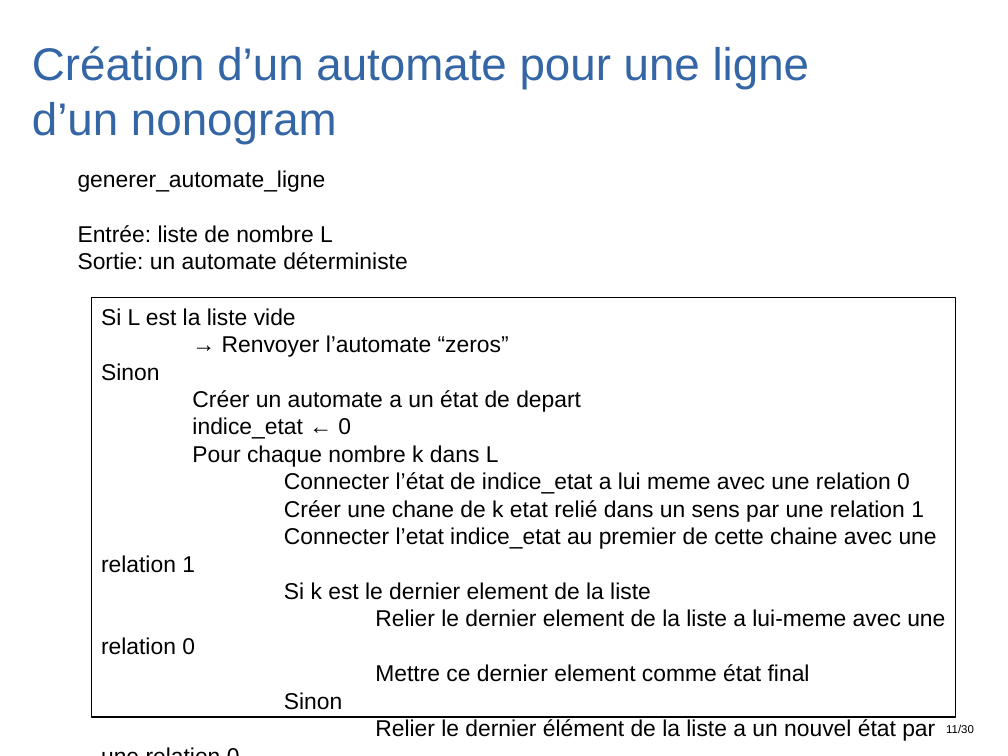
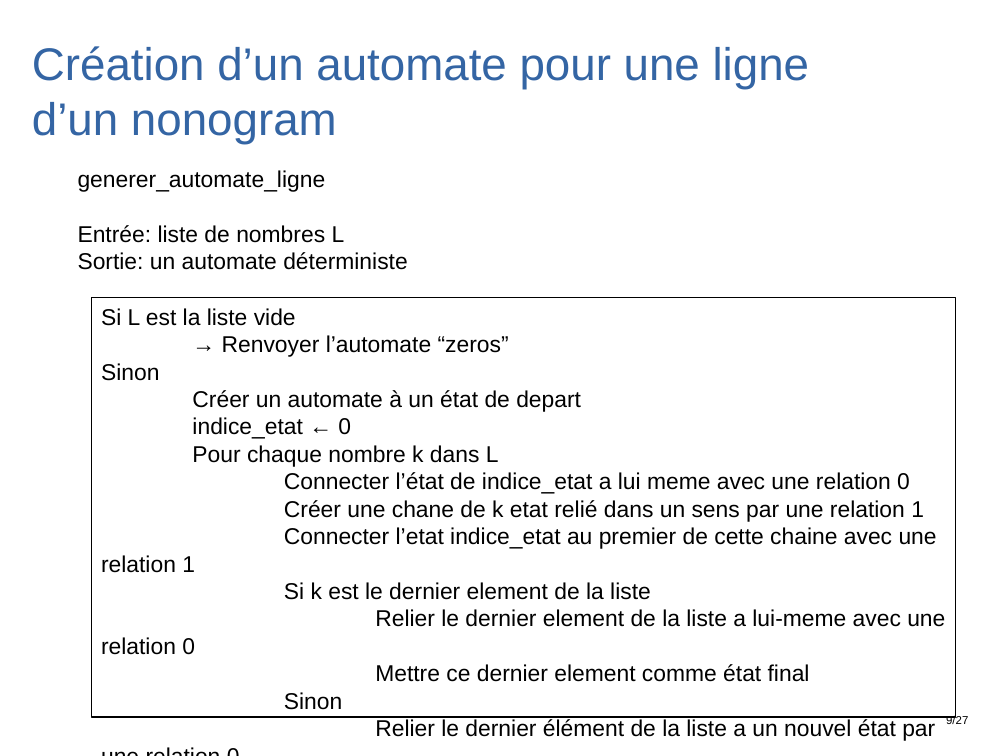
Before and after one commit to Bar0lg/TIPE_Project_Picross, a slide deck: slide 16 of DIAPO_TIPE.odp. Drawn at 1008x756 pixels with LibreOffice and Linux fonts; fonts in the diff are those of the drawing. Boxes give left, top, right and bottom in pixels: in the first picture for what was removed or moved away, otherwise in the second. Text is boxed around its words. In the diff, an @@ line names an element or a change of style, - is before the commit and + after.

```diff
--- a/DIAPO_TIPE.odp
+++ b/DIAPO_TIPE.odp
@@ text at [78, 225, 345, 243]: text changed @@
-Entrée: liste de nombre L
+Entrée: liste de nombres L
@@ text in rectangle at [192, 390, 581, 412]: text changed @@
-Créer un automate a un état de depart
+Créer un automate à un état de depart
@@ text at [946, 715, 968, 724]: text changed @@
-11/30
+9/27
```
Also in this commit, not shown: 41 other slides changed, 1 other file.
